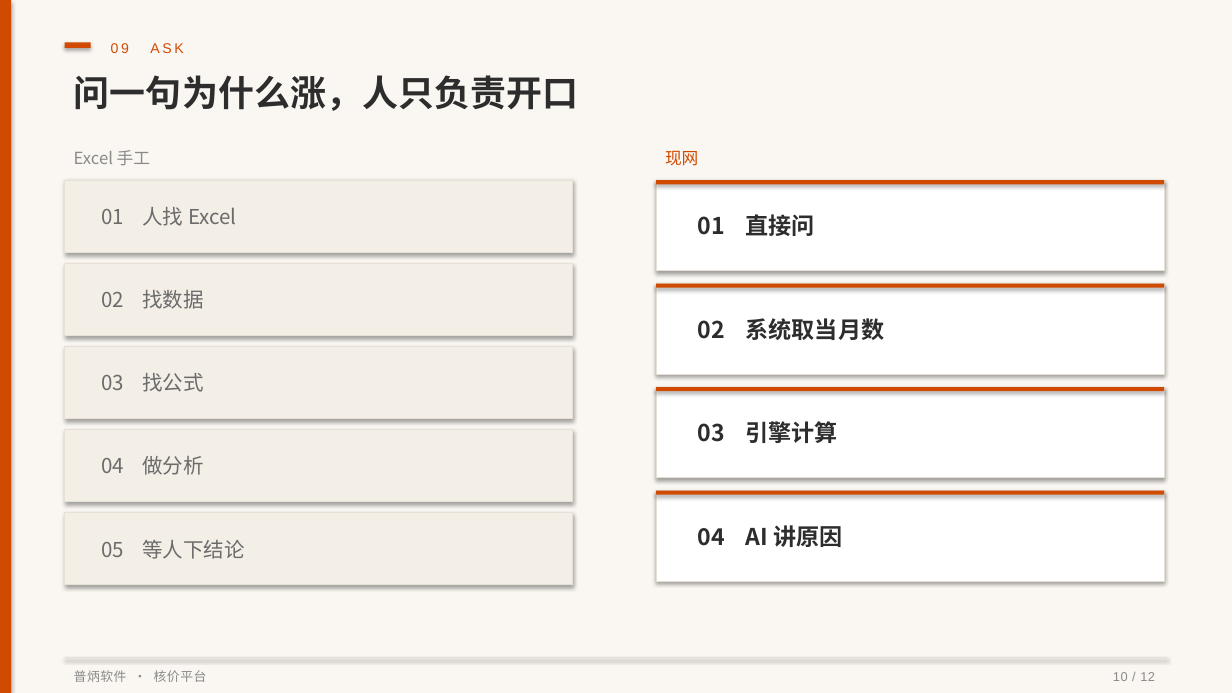
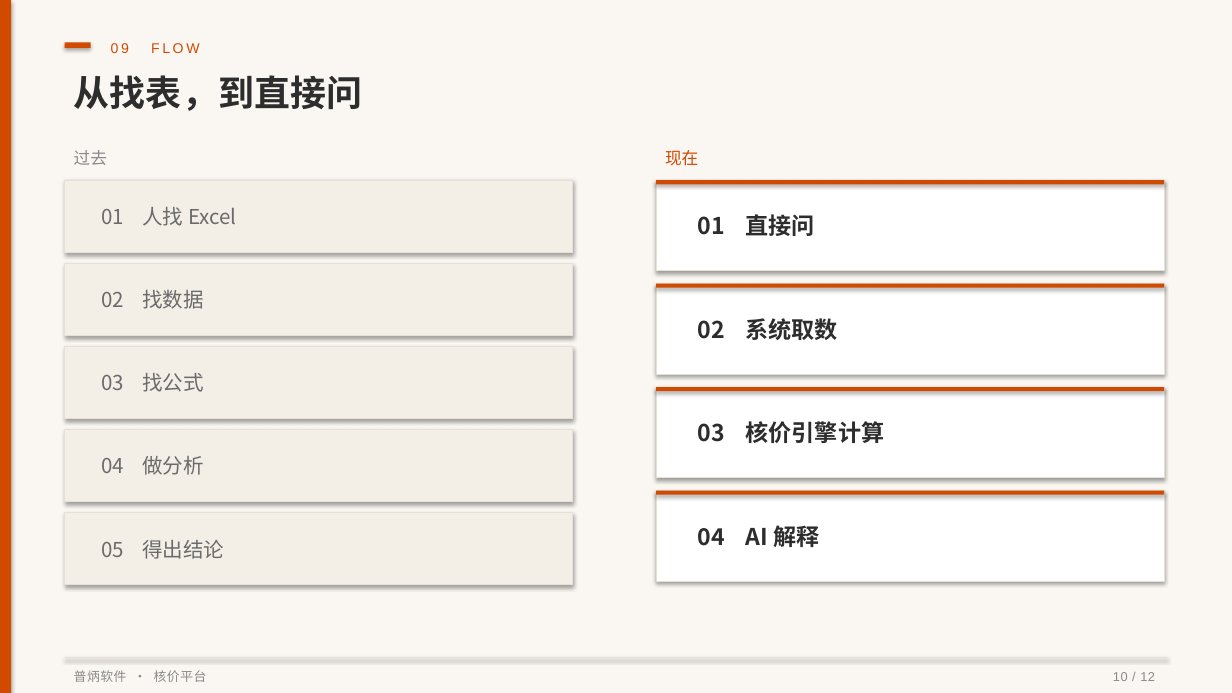
Before and after one commit to pulinzhang/structure-costing-platform, a slide deck: slide 10 of docs/结构件自动核价平台-产品介绍.pptx. Drawn at 1232x693 pixels with LibreOffice and Linux fonts; fonts in the diff are those of the drawing. Boxes give left, top, right and bottom in pixels: in the first picture for what was removed or moved away, otherwise in the second. Text is boxed around its words. In the diff, an @@ line names an element or a change of style, - is before the commit and + after.

```diff
--- a/docs/结构件自动核价平台-产品介绍.pptx
+++ b/docs/结构件自动核价平台-产品介绍.pptx
@@ text at [111, 43, 200, 53]: text changed @@
-09 ASK
+09 FLOW
@@ text at [74, 75, 363, 111]: text changed @@
-问一句为什么涨，人只负责开口
+从找表，到直接问
@@ text at [74, 150, 107, 165]: text changed @@
-Excel 手工
+过去
@@ text at [665, 150, 698, 166]: text changed @@
-现网
+现在
@@ text at [697, 318, 838, 340]: text changed @@
-02 系统取当月数
+02 系统取数
@@ text at [697, 421, 885, 443]: text changed @@
-03 引擎计算
+03 核价引擎计算
@@ text at [697, 521, 819, 550]: text changed @@
-04 AI 讲原因
+04 AI 解释
@@ text at [101, 540, 225, 559]: text changed @@
-05 等人下结论
+05 得出结论
```
Also in this commit, not shown: 5 other slides changed, 6 slides added, 6 slides removed, 1 other file.
